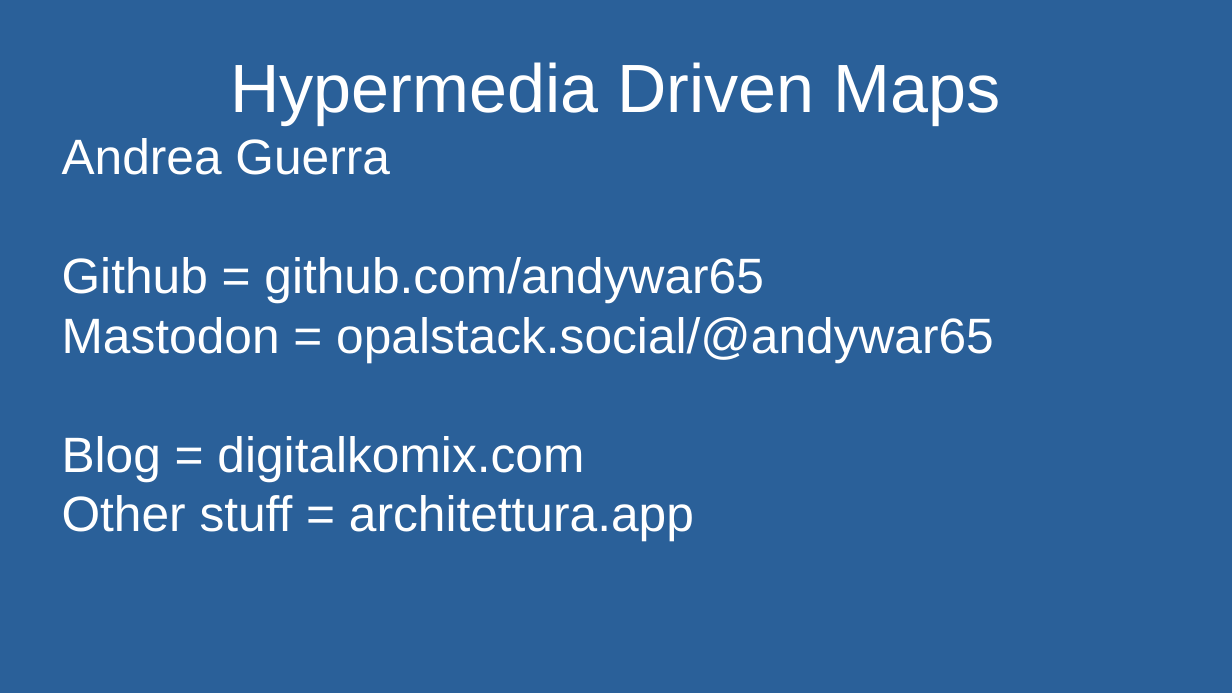
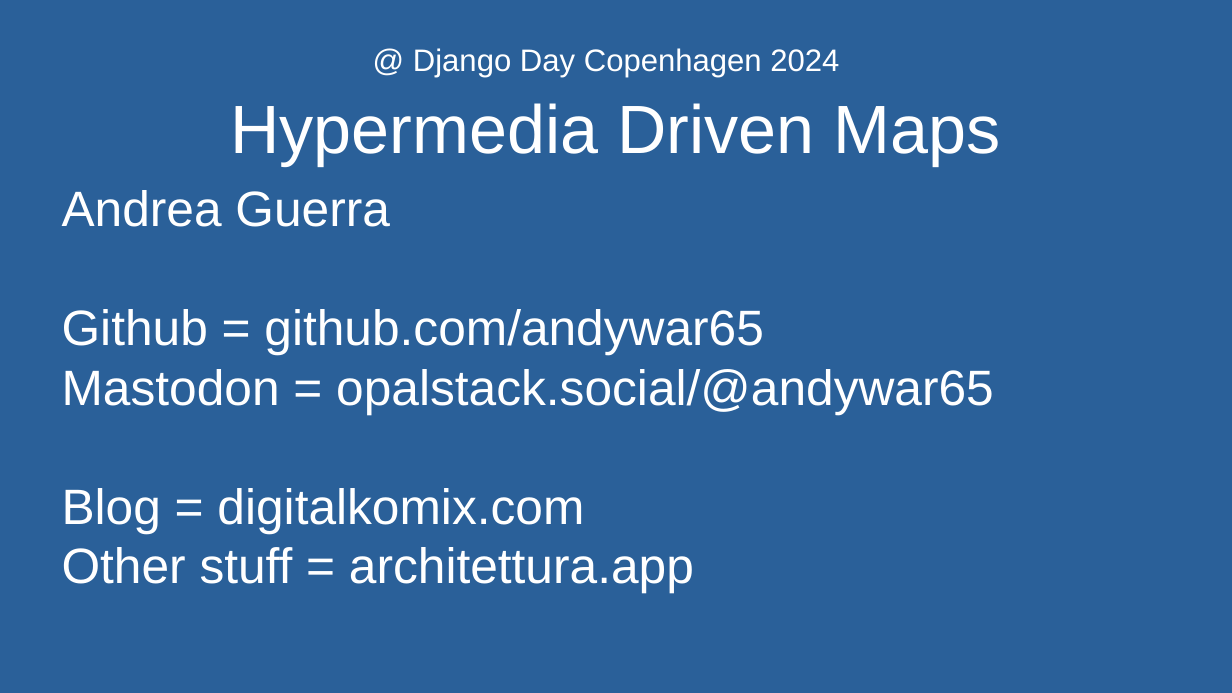
Before and after one commit to andywar65/map_swap_example, a slide deck: slide 1 of hypermedia_driven_maps.odp. Drawn at 1232x693 pixels with LibreOffice and Linux fonts; fonts in the diff are those of the drawing. Boxes give left, top, right and bottom in pixels: in the first picture for what was removed or moved away, otherwise in the second. Text is boxed around its words. In the diff, an @@ line names an element or a change of style, - is before the commit and + after.

```diff
--- a/hypermedia_driven_maps.odp
+++ b/hypermedia_driven_maps.odp
@@ title at [230, 48, 1000, 166]: text changed; size 44 to 20 pt @@
-Hypermedia Driven Maps
+@ Django Day Copenhagen 2024
+Hypermedia Driven Maps
@@ subtitle "Andrea Guerra": place and size @@
-subtitle "Andrea Guerra" at [62, 138, 994, 541]
+subtitle "Andrea Guerra" at [62, 190, 994, 593]
```
Also in this commit, not shown: 6 other slides changed, 10 slides added, 3 slides removed.
